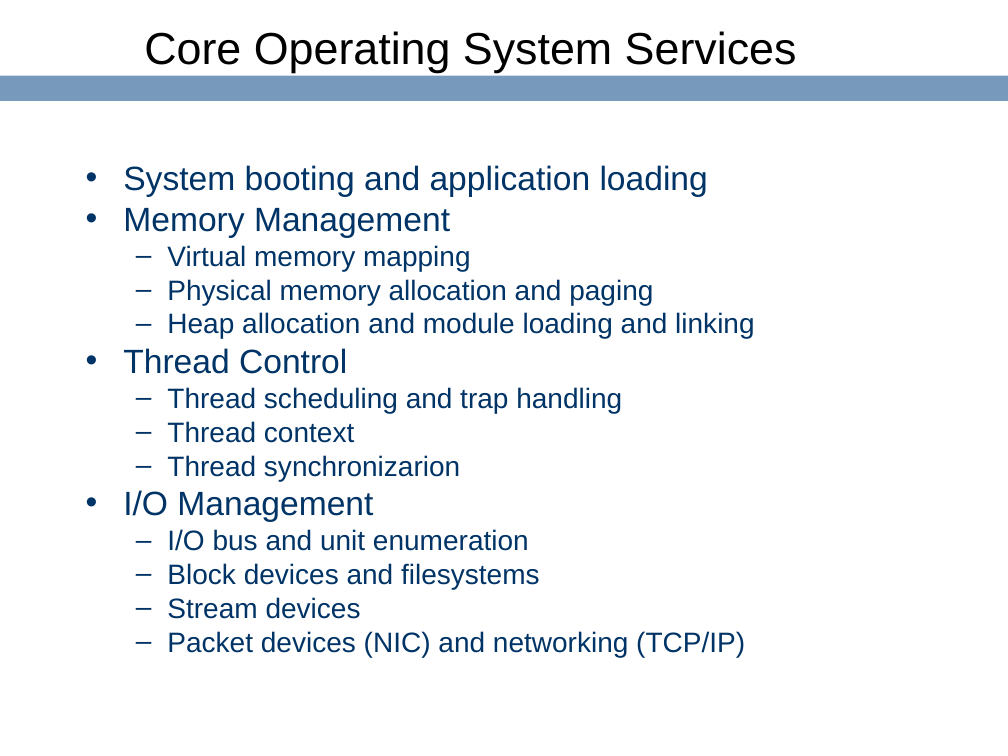
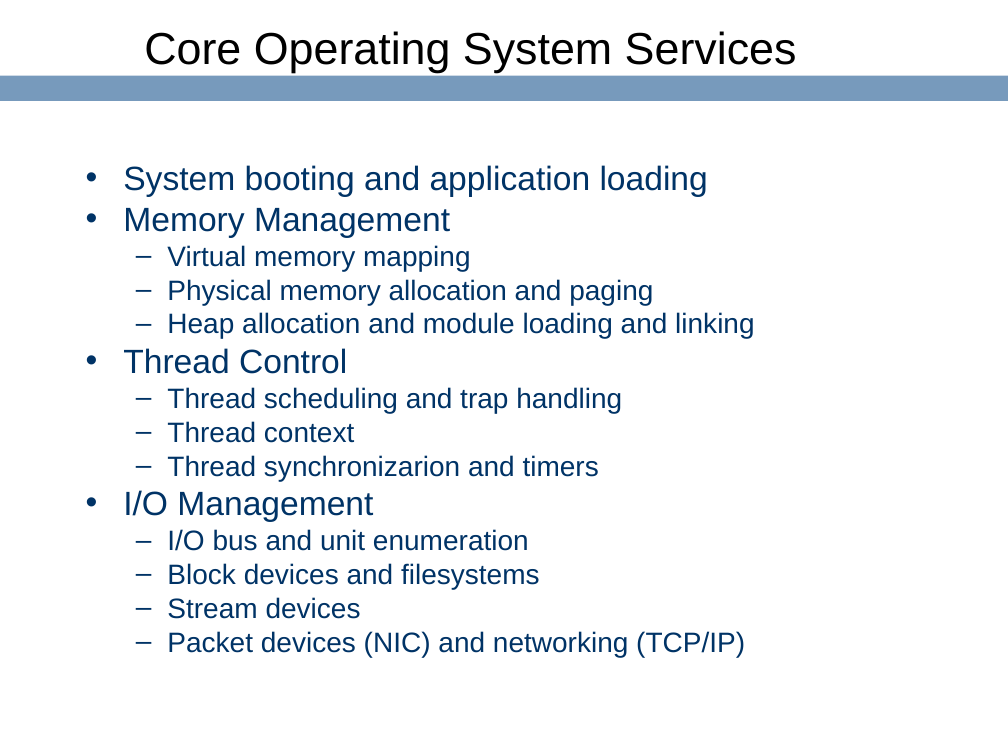
Before and after one commit to ringgaard/sanos, a slide deck: slide 5 of doc/sanostech.ppt. Drawn at 1008x756 pixels with LibreOffice and Linux fonts; fonts in the diff are those of the drawing; background and template pictures are left out. Boxes give left, top, right and bottom in pixels: in the first picture for what was removed or moved away, otherwise in the second. Text is boxed around its words. In the diff, an @@ line names an element or a change of style, - is before the commit and + after.

```diff
--- a/doc/sanostech.ppt
+++ b/doc/sanostech.ppt
@@ text at [167, 455, 599, 481]: text changed @@
-  – Thread synchronizarion
+  – Thread synchronizarion and timers
```
Also in this commit, not shown: 1 other slide changed, 1 slide removed, 1 other file.
